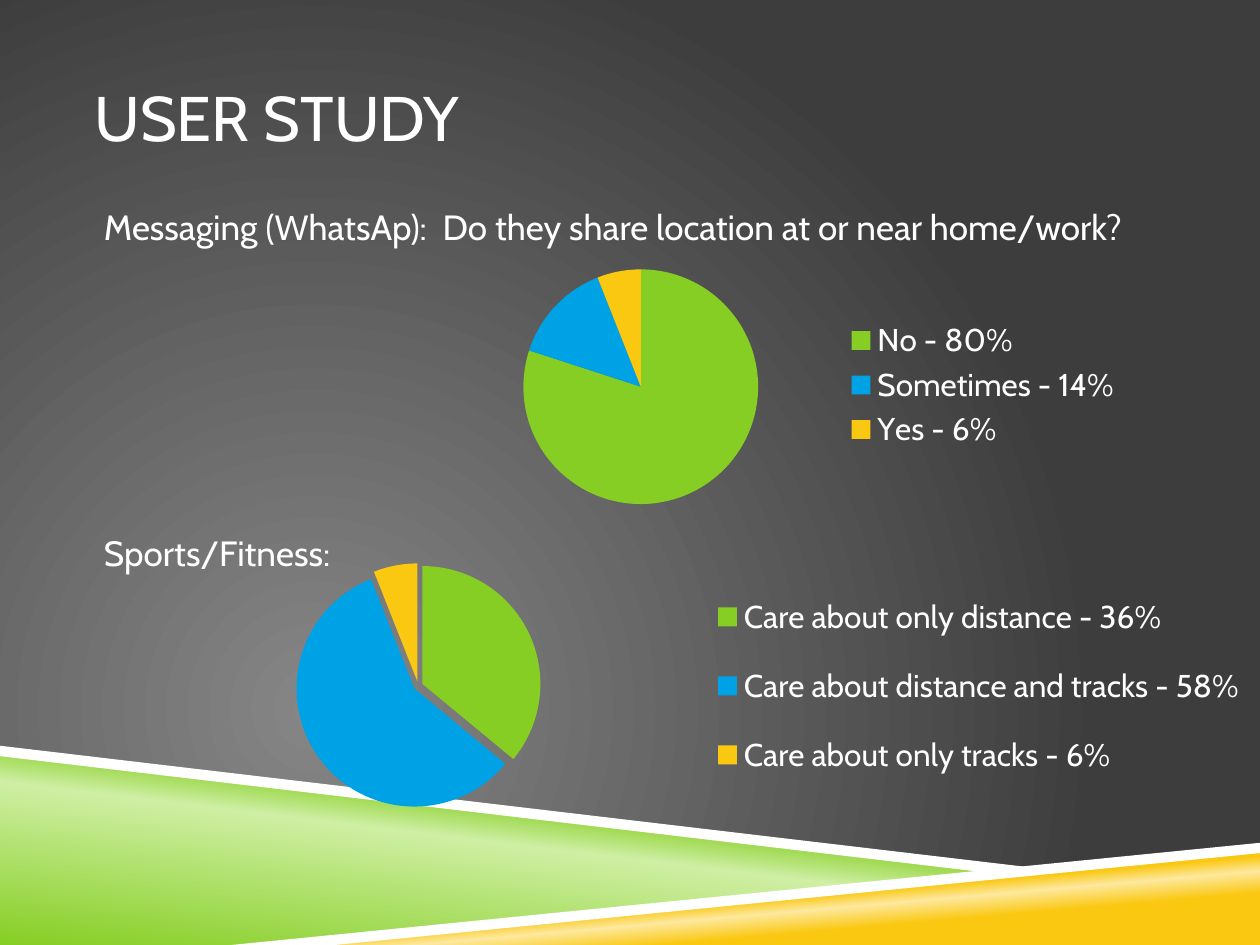
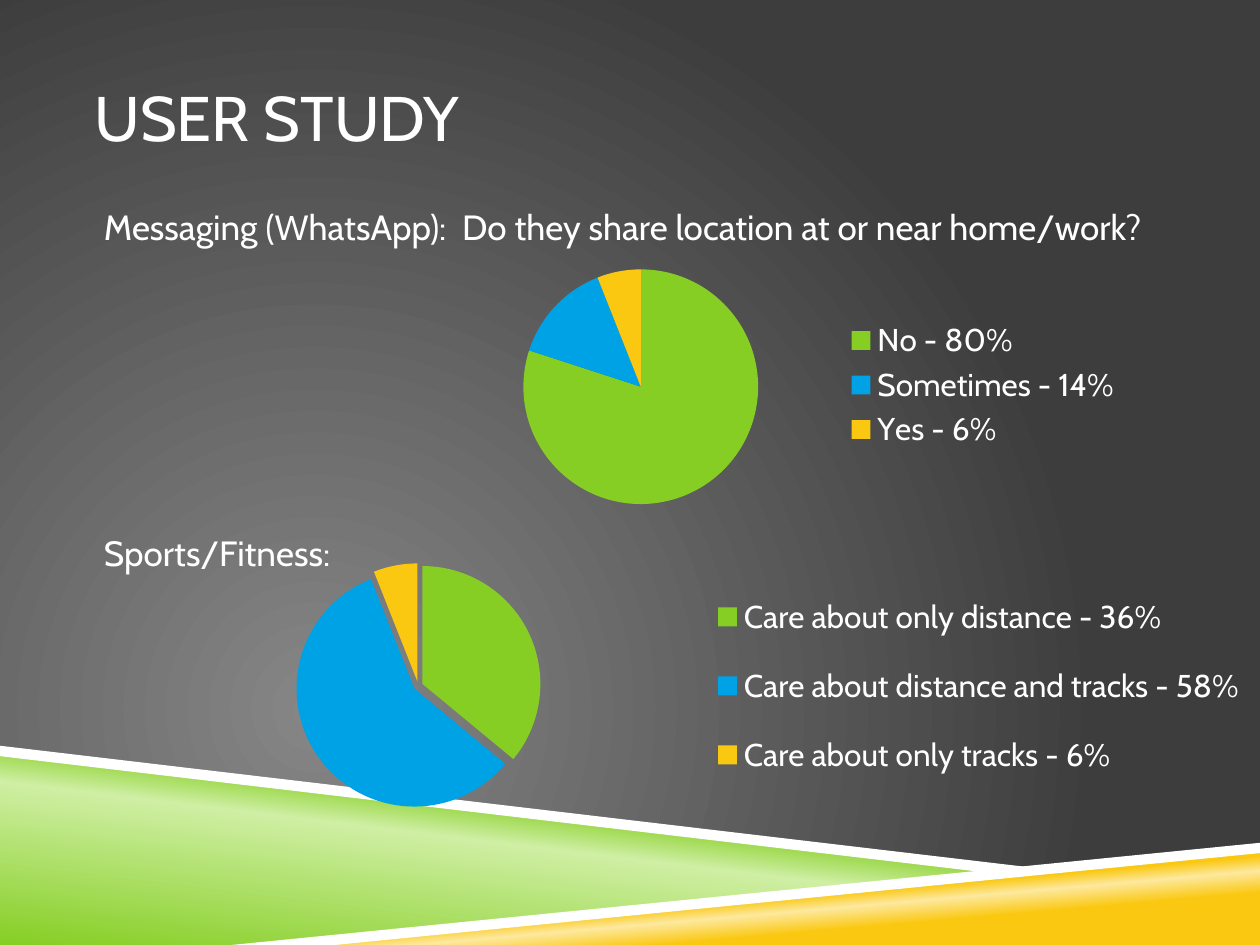
Before and after one commit to vfasburg/cse_825, a slide deck: slide 16 of PaperPresentation/Paper_Presentation_Fasburg_Reiff_Thomas.pptx. Drawn at 1260x945 pixels with LibreOffice and Linux fonts; fonts in the diff are those of the drawing; background and template pictures are left out. Boxes give left, top, right and bottom in pixels: in the first picture for what was removed or moved away, otherwise in the second. Text is boxed around its words. In the diff, an @@ line names an element or a change of style, - is before the commit and + after.

```diff
--- a/PaperPresentation/Paper_Presentation_Fasburg_Reiff_Thomas.pptx
+++ b/PaperPresentation/Paper_Presentation_Fasburg_Reiff_Thomas.pptx
@@ text at bbox=[104, 213, 1141, 249]: text changed @@
-Messaging (WhatsAp): Do they share location at or near home/work?
+Messaging (WhatsApp): Do they share location at or near home/work?
```
Also in this commit, not shown: 5 other slides changed.
